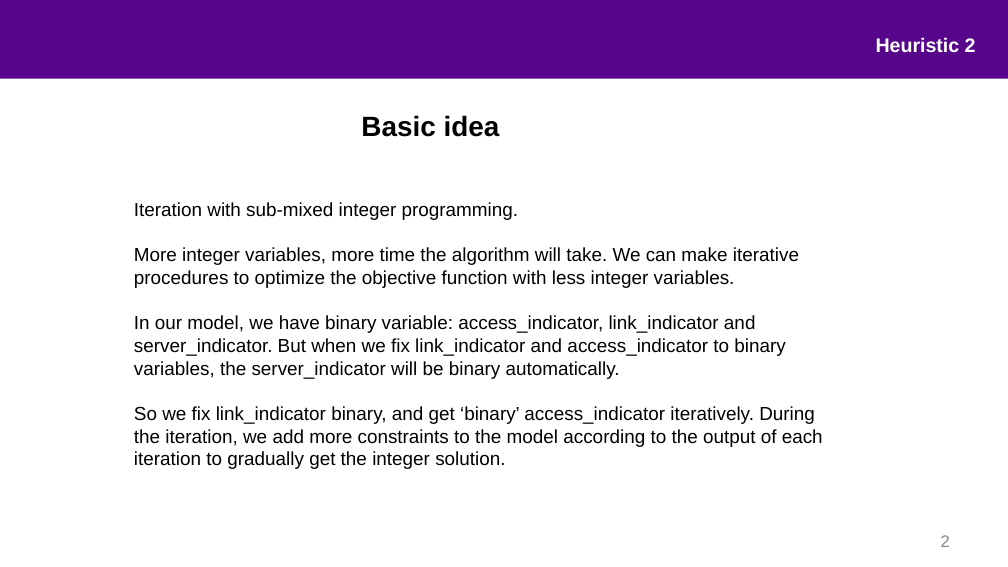
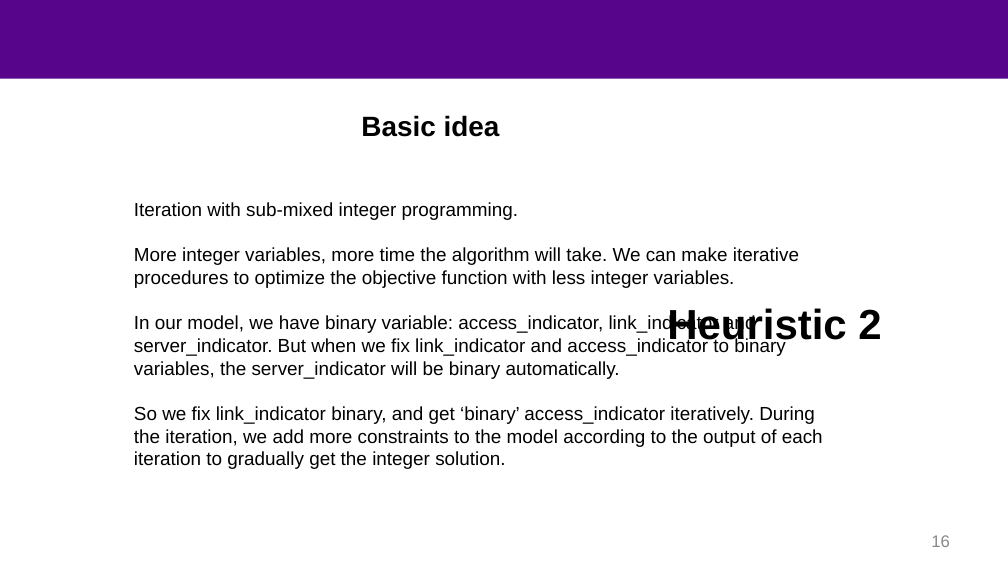
Before and after one commit to mustafafu/mec_request_routing, a slide deck: slide 16 of common_script/part2.pptx (slide 2 before the commit). Drawn at 1008x567 pixels with LibreOffice and Linux fonts; fonts in the diff are those of the drawing; background and template pictures are left out. Boxes give left, top, right and bottom in pixels: in the first picture for what was removed or moved away, otherwise in the second. Text is boxed around its words. In the diff, an @@ line names an element or a change of style, - is before the commit and + after.

```diff
--- a/common_script/part2.pptx
+++ b/common_script/part2.pptx
@@ text "Heuristic 2" moved from (x1=876, y1=37, x2=976, y2=53) to (x1=667, y1=308, x2=881, y2=348) @@
@@ text "Heuristic 2" at (x1=667, y1=308, x2=881, y2=348): size 18.7 to 40 pt, text colour #FFFFFF to #000000; alignment right to centre; more space between paragraphs; vertical alignment top to middle @@
@@ page number at (x1=931, y1=535, x2=950, y2=547): text changed @@
-2
+16
```
Also in this commit, not shown: 4 other slides changed, 14 slides added.
